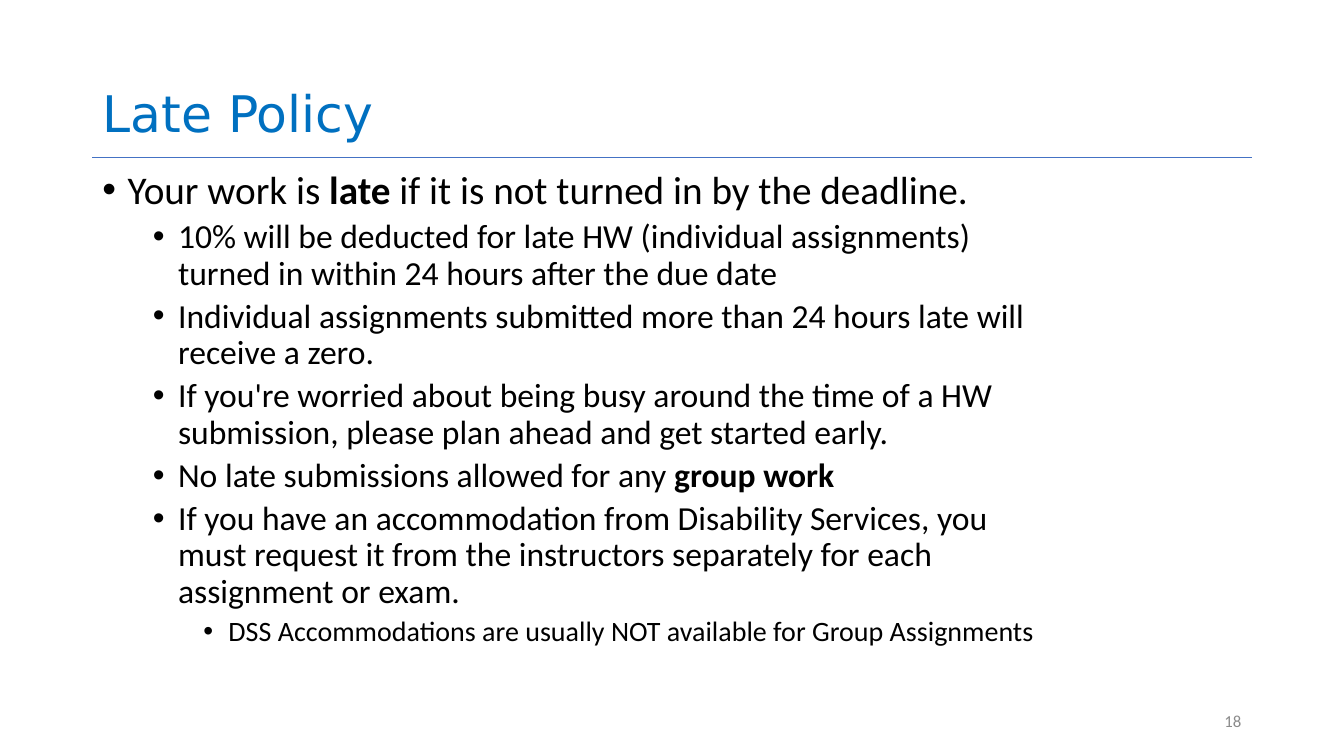
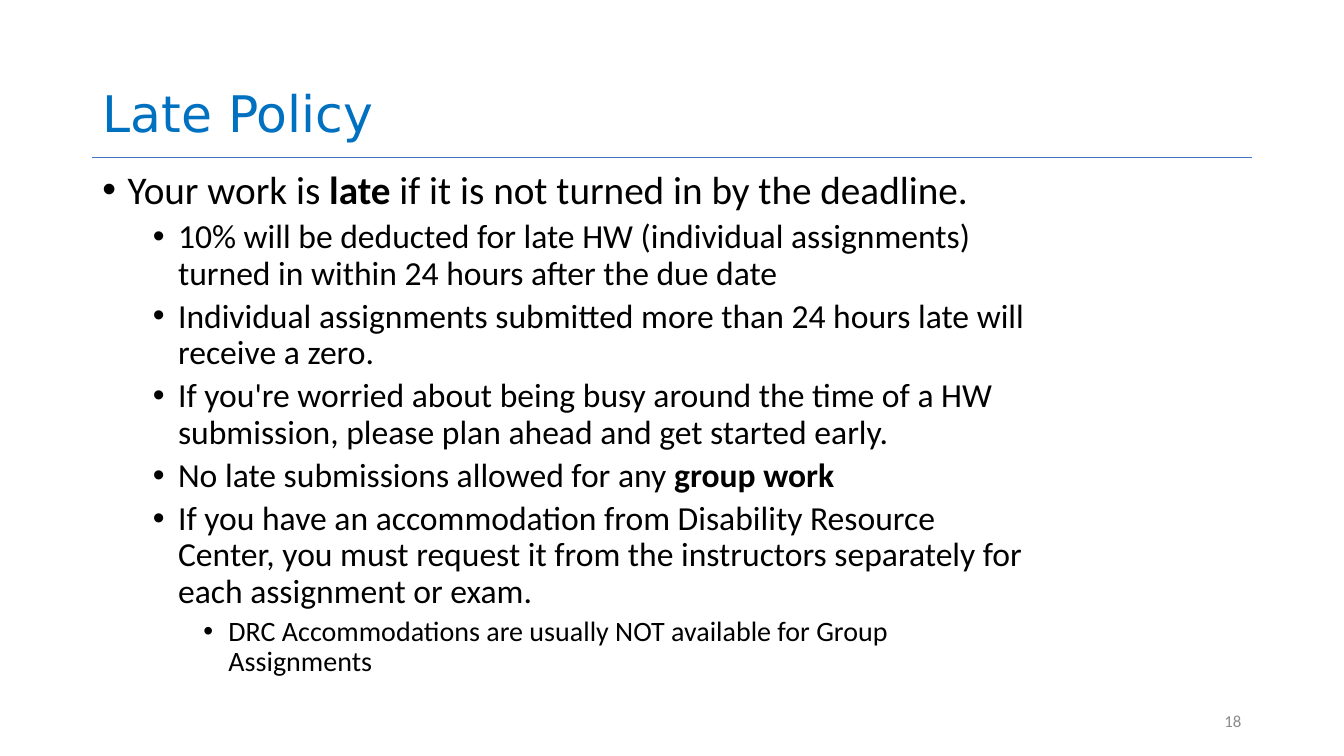
Before and after one commit to neu-se/CS4530-Fall-2022, a slide deck: slide 18 of Slides/Lesson 1.1 Course Introduction.pptx. Drawn at 1344x756 pixels with LibreOffice and Linux fonts; fonts in the diff are those of the drawing. Boxes give left, top, right and bottom in pixels: in the first picture for what was removed or moved away, otherwise in the second. Text is boxed around its words. In the diff, an @@ line names an element or a change of style, - is before the commit and + after.

```diff
--- a/Slides/Lesson 1.1 Course Introduction.pptx
+++ b/Slides/Lesson 1.1 Course Introduction.pptx
@@ text at (178, 506, 1022, 676): text changed @@
-  • If you have an accommodation from Disability Services, you must request it from the instructors separately for each assignment or exam.
-    • DSS Accommodations are usually NOT available for Group Assignments
+  • If you have an accommodation from Disability Resource Center, you must request it from the instructors separately for each assignment or exam.
+    • DRC Accommodations are usually NOT available for Group Assignments
```
Also in this commit, not shown: 1 other file.
